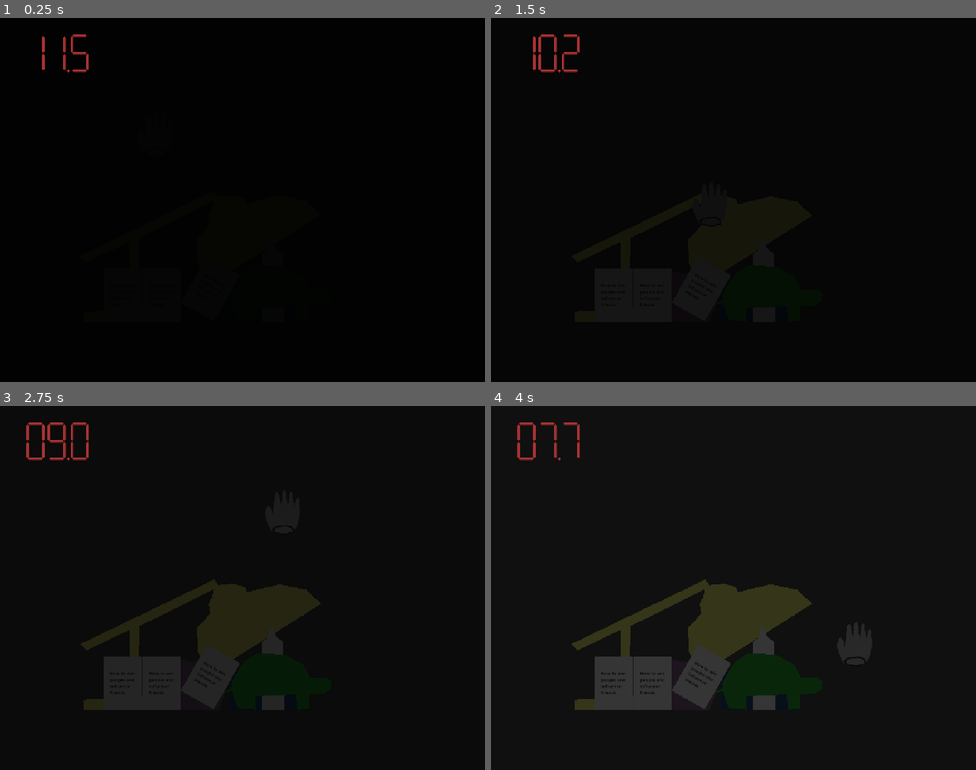
Above: before the commit, frames 1-4 (two rows, left to right).
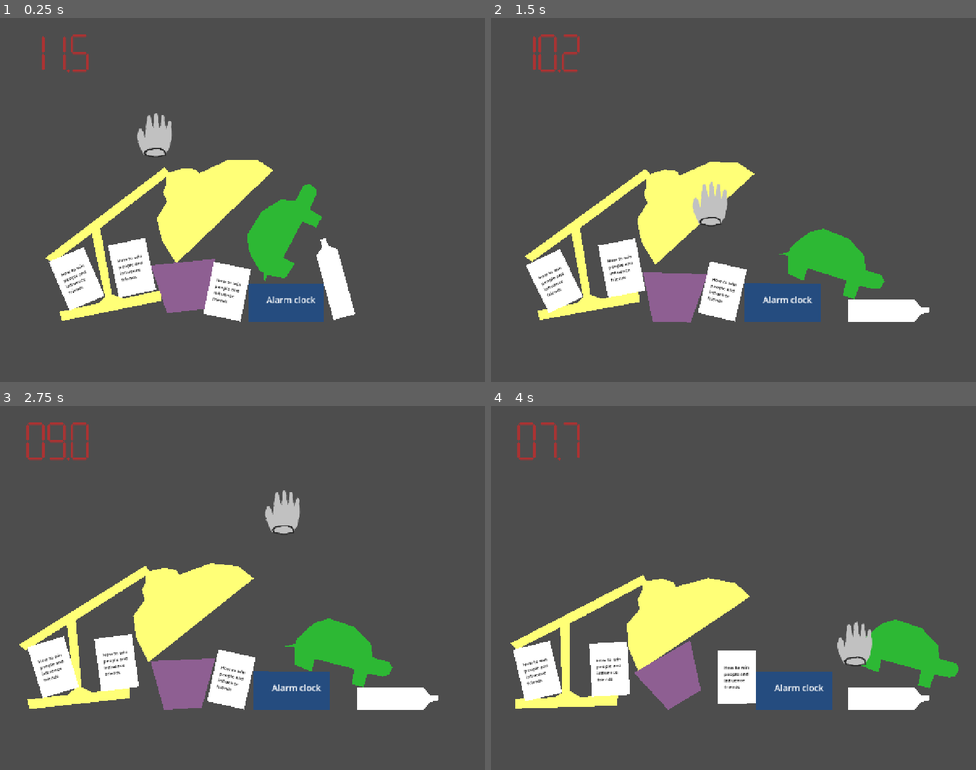
Above: after the commit, the same moments.

Repository: tom-frantz/gmtk-2026
Game: Godot game, scene res://scenes/minigames/alarm_clock_v2.tscn
The game is run twice, just before and just after one commit, with the same random seed, the same clock (stepped at 60 frames per second) and the same inputs. This scene is started directly instead of the project's main scene.
Inputs (mouse positions are in pixels of both pictures, inside the frame that each line leads up to):
- Up to frame 1 (0.25 s): no input
- Up to frame 2 (1.5 s): move the mouse to (840, 181) at 0.52 s; click (840, 181) at 0.6 s; move the mouse to (636, 218) at 1.27 s; click (636, 218) at 1.35 s
- Up to frame 3 (2.75 s): move the mouse to (291, 507) at 2.02 s; click (291, 507) at 2.1 s
- Up to frame 4 (4 s): move the mouse to (709, 660) at 2.77 s; click (709, 660) at 2.85 s; move the mouse to (879, 642) at 3.52 s; click (879, 642) at 3.6 s

The runs differ from the first frame. In frame 1, 100% of the frame differs, in the area x 0-100%, y 0-100%; in frame 2, 100%; in frame 3, 100%; in frame 4, 98%.
Error before the commit: Cannot call method 'get_path' on a null value. (res://scripts/grabbable.gd:16)

Commit message:
feet: make it so objects reach forwards if there's nothing infront of them

Diff:
--- a/scenes/common/bedroom_items/drink_bottle.tscn
+++ b/scenes/common/bedroom_items/drink_bottle.tscn
@@ -1,6 +1,9 @@
 [gd_scene format=3 uid="uid://b5ul1fq7wxrrf"]
 
 [ext_resource type="Script" uid="uid://beuy1i08e2uuk" path="res://scripts/grabbable.gd" id="1_sh54x"]
+[ext_resource type="Script" uid="uid://djads264m1r0g" path="res://scenes/common/global_detector.gd" id="2_o6oqe"]
+
+[sub_resource type="CanvasItemMaterial" id="CanvasItemMaterial_dtrd2"]
 
 [node name="DrinkBottle" type="RigidBody2D" unique_id=252755264]
 script = ExtResource("1_sh54x")
@@ -13,3 +16,13 @@
 [node name="Polygon2D2" type="CollisionPolygon2D" parent="." unique_id=1652756962]
 position = Vector2(29, 5)
 polygon = PackedVector2Array(-57, 81, -58, -95, -38, -111, -38, -133, -24, -133, -20, -112, 0, -96, 2, 81)
+
+[node name="GlobalDetector" type="Area2D" parent="." unique_id=121814324]
+material = SubResource("CanvasItemMaterial_dtrd2")
+collision_layer = 16777215
+collision_mask = 16777215
+script = ExtResource("2_o6oqe")
+
+[node name="Polygon2D2" type="CollisionPolygon2D" parent="GlobalDetector" unique_id=319047308]
+position = Vector2(29, 5)
+polygon = PackedVector2Array(-57, 81, -58, -95, -38, -111, -38, -133, -24, -133, -20, -112, 0, -96, 2, 81)
--- a/scenes/common/bedroom_items/lamp.tscn
+++ b/scenes/common/bedroom_items/lamp.tscn
@@ -1,6 +1,9 @@
 [gd_scene format=3 uid="uid://cttt3tjrgn1ha"]
 
 [ext_resource type="Script" uid="uid://beuy1i08e2uuk" path="res://scripts/grabbable.gd" id="1_gsm3e"]
+[ext_resource type="Script" uid="uid://djads264m1r0g" path="res://scenes/common/global_detector.gd" id="2_mq7qs"]
+
+[sub_resource type="CanvasItemMaterial" id="CanvasItemMaterial_o5ci0"]
 
 [node name="Lamp" type="RigidBody2D" unique_id=708644396]
 center_of_mass_mode = 1
@@ -18,3 +21,14 @@
 scale = Vector2(0.4, 0.4)
 color = Color(1, 1, 0.46666667, 1)
 polygon = PackedVector2Array(-70, 264, -68, -164, -358, -28, -400, -70, 492, -490, 514, -450, 614, -460, 692, -436, 706 …(199 unchanged characters)…
+
+[node name="GlobalDetector" type="Area2D" parent="." unique_id=1130504044]
+material = SubResource("CanvasItemMaterial_o5ci0")
+collision_layer = 16777215
+collision_mask = 16777215
+script = ExtResource("2_mq7qs")
+
+[node name="Collision" type="CollisionPolygon2D" parent="GlobalDetector" unique_id=862967590]
+position = Vector2(-1, -54)
+scale = Vector2(0.4, 0.4)
+polygon = PackedVector2Array(-70, 264, -68, -164, -358, -28, -400, -70, 492, -490, 514, -450, 614, -460, 692, -436, 706, -404, 920, -454, 1100, -414, 1192, -322, 437, 145, 376, -20, 373, -170, 461, -265, 450, -332, 476, -372, 486, -424, -6, -186, -20, 256, 48, 300, 296, 296, 290, 366, -380, 360, -384, 296, -120, 296)
--- a/scenes/common/bedroom_items/potplant.tscn
+++ b/scenes/common/bedroom_items/potplant.tscn
@@ -1,6 +1,9 @@
 [gd_scene format=3 uid="uid://3gnqde2xu428"]
 
 [ext_resource type="Script" uid="uid://beuy1i08e2uuk" path="res://scripts/grabbable.gd" id="1_vyb2t"]
+[ext_resource type="Script" uid="uid://djads264m1r0g" path="res://scenes/common/global_detector.gd" id="2_8vha5"]
+
+[sub_resource type="CanvasItemMaterial" id="CanvasItemMaterial_y7bsu"]
 
 [node name="Potplant" type="RigidBody2D" unique_id=1338718467]
 script = ExtResource("1_vyb2t")
@@ -13,3 +16,12 @@
 color = Color(0.5568628, 0.37254903, 0.57254905, 1)
 polygon = PackedVector2Array(-82, -61, -53, 69, 47, 68, 89, -60)
 uv = PackedVector2Array(-96.75, -55.5, -47.25, 22.5, 24.75, 23, 47.75, -59)
+
+[node name="GlobalDetector" type="Area2D" parent="." unique_id=209581282]
+material = SubResource("CanvasItemMaterial_y7bsu")
+collision_layer = 16777215
+collision_mask = 16777215
+script = ExtResource("2_8vha5")
+
+[node name="CollisionPolygon2D" type="CollisionPolygon2D" parent="GlobalDetector" unique_id=1966208718]
+polygon = PackedVector2Array(47, 65, -52, 68, -82, -59, 87, -60)
--- a/scenes/common/bedroom_items/soft_toy.tscn
+++ b/scenes/common/bedroom_items/soft_toy.tscn
@@ -1,6 +1,9 @@
 [gd_scene format=3 uid="uid://dg6i4mlw8jcg4"]
 
 [ext_resource type="Script" uid="uid://beuy1i08e2uuk" path="res://scripts/grabbable.gd" id="1_bmyjq"]
+[ext_resource type="Script" uid="uid://djads264m1r0g" path="res://scenes/common/global_detector.gd" id="2_xpalu"]
+
+[sub_resource type="CanvasItemMaterial" id="CanvasItemMaterial_rdm06"]
 
 [node name="SoftToy" type="RigidBody2D" unique_id=383912693]
 script = ExtResource("1_bmyjq")
@@ -12,3 +15,12 @@
 [node name="Polygon2D" type="Polygon2D" parent="." unique_id=958181576]
 color = Color(0.1764706, 0.72156864, 0.20392157, 1)
 polygon = PackedVector2Array(-100, 63, -53, 68, -54, 33, 54, 32, 57, 72, 89, 72, 91, 34, 131, 31, 146, 23, 150, 2, 138, -10, 113, -10, 93, -10, 78, -45, 26, -75, -46, -79, -78, -59, -96, -35, -114, -4, -114, 8, -138, 22, -114, 18)
+
+[node name="GlobalDetector" type="Area2D" parent="." unique_id=536746928]
+material = SubResource("CanvasItemMaterial_rdm06")
+collision_layer = 16777215
+collision_mask = 16777215
+script = ExtResource("2_xpalu")
+
+[node name="Collider" type="CollisionPolygon2D" parent="GlobalDetector" unique_id=23248899]
+polygon = PackedVector2Array(-100, 63, -53, 68, -54, 33, 54, 32, 57, 72, 89, 72, 91, 34, 131, 31, 146, 23, 150, 2, 138, -10, 113, -10, 93, -10, 78, -45, 26, -75, -46, -79, -78, -59, -96, -35, -114, -4, -114, 8, -138, 22, -114, 18)
--- a/scenes/common/book.tscn
+++ b/scenes/common/book.tscn
@@ -1,6 +1,7 @@
 [gd_scene format=3 uid="uid://bjjtq2vw6hbve"]
 
 [ext_resource type="Script" uid="uid://beuy1i08e2uuk" path="res://scripts/grabbable.gd" id="1_kgat5"]
+[ext_resource type="Script" uid="uid://djads264m1r0g" path="res://scenes/common/global_detector.gd" id="2_v67ud"]
 
 [sub_resource type="RectangleShape2D" id="RectangleShape2D_us37y"]
 size = Vector2(100, 140)
@@ -12,6 +13,8 @@
 line_spacing = 0.1
 font_size = 12
 font_color = Color(0, 0, 0, 1)
+
+[sub_resource type="CanvasItemMaterial" id="CanvasItemMaterial_kv6a0"]
 
 [node name="Book" type="RigidBody2D" unique_id=211434881]
 script = ExtResource("1_kgat5")
@@ -49,3 +52,12 @@
 influence
 friends"
 label_settings = SubResource("LabelSettings_us37y")
+
+[node name="GlobalDetector" type="Area2D" parent="." unique_id=1694581553]
+material = SubResource("CanvasItemMaterial_kv6a0")
+collision_layer = 16777215
+collision_mask = 16777215
+script = ExtResource("2_v67ud")
+
+[node name="CollisionShape2D" type="CollisionShape2D" parent="GlobalDetector" unique_id=1946225075]
+shape = SubResource("RectangleShape2D_us37y")
--- a/scenes/common/clock.tscn
+++ b/scenes/common/clock.tscn
@@ -1,6 +1,7 @@
 [gd_scene format=3 uid="uid://cko3vempsnu2i"]
 
 [ext_resource type="Script" uid="uid://beuy1i08e2uuk" path="res://scripts/grabbable.gd" id="1_e8s61"]
+[ext_resource type="Script" uid="uid://djads264m1r0g" path="res://scenes/common/global_detector.gd" id="2_k4bvy"]
 
 [sub_resource type="CanvasItemMaterial" id="CanvasItemMaterial_7wvbd"]
 
@@ -8,6 +9,7 @@
 size = Vector2(200, 100)
 
 [node name="AlarmClock" type="RigidBody2D" unique_id=2083303648]
+sleeping = true
 script = ExtResource("1_e8s61")
 metadata/_custom_type_script = "uid://beuy1i08e2uuk"
 
@@ -27,3 +29,13 @@
 offset_right = 38.0
 theme_override_font_sizes/font_size = 23
 text = "Alarm clock"
+
+[node name="GlobalDetector" type="Area2D" parent="." unique_id=436525382]
+material = SubResource("CanvasItemMaterial_7wvbd")
+collision_layer = 16777215
+collision_mask = 16777215
+script = ExtResource("2_k4bvy")
+
+[node name="CollisionShape2D" type="CollisionShape2D" parent="GlobalDetector" unique_id=420354501]
+material = SubResource("CanvasItemMaterial_7wvbd")
+shape = SubResource("RectangleShape2D_2hxnw")
--- /dev/null
+++ b/scenes/common/global_detector.gd
@@ -0,0 +1,44 @@
+extends Area2D
+
+
+func collision_mask(item: Node2D) -> int:
+	var parent = item.get_parent()
+	if item is CollisionObject2D:
+		return parent.collision_layer
+	return 0
+
+
+# Return the log2(mask)
+func log_mask(mask: int) -> int:
+	return log(mask) / log(2)
+
+
+# Called when the node enters the scene tree for the first time.
+func _ready() -> void:
+	pass
+
+
+# Called every frame. 'delta' is the elapsed time since the previous frame.
+func _process(delta: float) -> void:
+	var debug: bool = get_parent().name == "DrinkBottle"
+	var current_log_mask = log_mask(collision_mask(self))
+	var largest_log_mask: int = -1;
+	for overlapping in get_overlapping_areas():
+		# Get the log 2 of the collision mask
+		var log_mask = log_mask(collision_mask(overlapping))
+		if debug:
+			print("colliding with ", overlapping.get_parent().name)
+
+		if log_mask > current_log_mask:
+			continue
+		elif largest_log_mask < log_mask:
+			largest_log_mask = log_mask
+
+
+	if debug:
+		print("Current: ", current_log_mask)
+		print("largest: ", largest_log_mask)
+	if current_log_mask > largest_log_mask + 1:
+		self.get_parent().collision_layer = 1 << (largest_log_mask + 1)
+		self.get_parent().collision_mask = 1 << (largest_log_mask + 1)
+		print("bringing forwards")
--- a/scenes/common/hand_2.gd
+++ b/scenes/common/hand_2.gd
@@ -24,4 +24,4 @@
 			if ga.has_overlapping_bodies():
 				for ob in ga.get_overlapping_bodies():
 					if ob is Grabbable:
-						(ob as Grabbable).try_grab((%CharacterBody2D as CharacterBody2D))
+						ob.try_grab(%CharacterBody2D)
--- a/scenes/minigames/alarm_clock_v2.tscn
+++ b/scenes/minigames/alarm_clock_v2.tscn
@@ -26,9 +26,11 @@
 debug_color = Color(0, 0.6, 0.69803923, 0.7137255)
 
 [node name="AlarmClock" parent="." unique_id=2083303648 instance=ExtResource("2_b4a7q")]
-position = Vector2(706, 765)
+position = Vector2(695, 803)
+disable_mode = 1
 collision_layer = 4
 collision_mask = 4
+sleeping = false
 
 [node name="Lamp" parent="." unique_id=708644396 instance=ExtResource("7_d3c1w")]
 position = Vector2(374, 709)
@@ -41,7 +43,7 @@
 collision_mask = 2
 
 [node name="DrinkBottle" parent="." unique_id=252755264 instance=ExtResource("4_i0qkf")]
-position = Vector2(719, 723)
+position = Vector2(736, 723)
 collision_layer = 2
 collision_mask = 2
 
@@ -49,7 +51,7 @@
 position = Vector2(324, 749)
 
 [node name="SoftToy" parent="." unique_id=383912693 instance=ExtResource("5_8xncq")]
-position = Vector2(718, 753)
+position = Vector2(721, 729)
 
 [node name="Book3" parent="." unique_id=360374397 instance=ExtResource("1_osom8")]
 position = Vector2(428, 749)
@@ -61,6 +63,7 @@
 [node name="Hand" parent="." unique_id=1009129144 instance=ExtResource("8_n10jw")]
 
 [node name="FadeIn" parent="." unique_id=1555448231 instance=ExtResource("8_k7hma")]
+visible = false
 
 [node name="LevelTimer" parent="." unique_id=2132368197 instance=ExtResource("10_b5bgn")]
 position = Vector2(163, 93)
--- a/scenes/minigames/alarm_clock_v_2.gd
+++ b/scenes/minigames/alarm_clock_v_2.gd
@@ -10,4 +10,11 @@
 
 # Called every frame. 'delta' is the elapsed time since the previous frame.
 func _process(delta: float) -> void:
-	pass
+	var children = find_children('*', 'Area2D') as Array[Grabbable]
+	for child in children:
+		var colliding = child.get_overlapping_areas()
+		for collision in colliding:
+			# Check if all the things we're clipping with are in front of us
+
+			pass
+		#if child.
Not shown, added: scenes/common/global_detector.gd.uid
